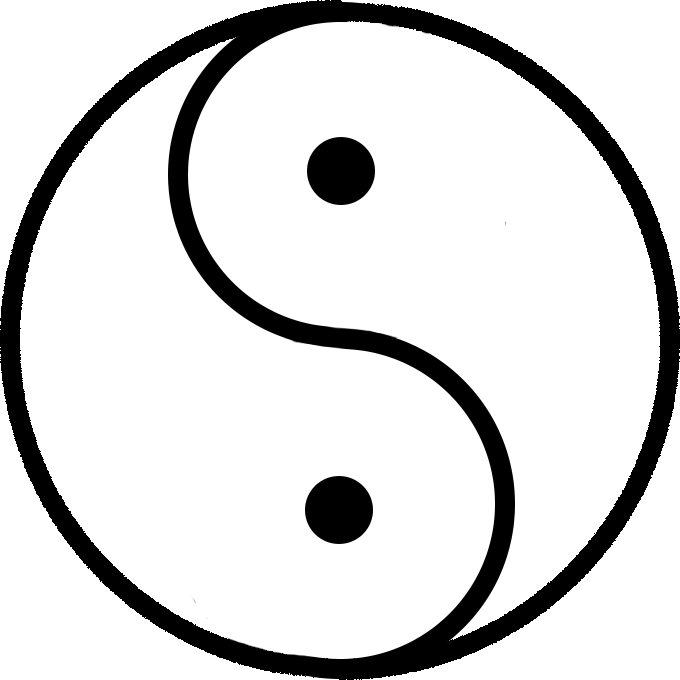
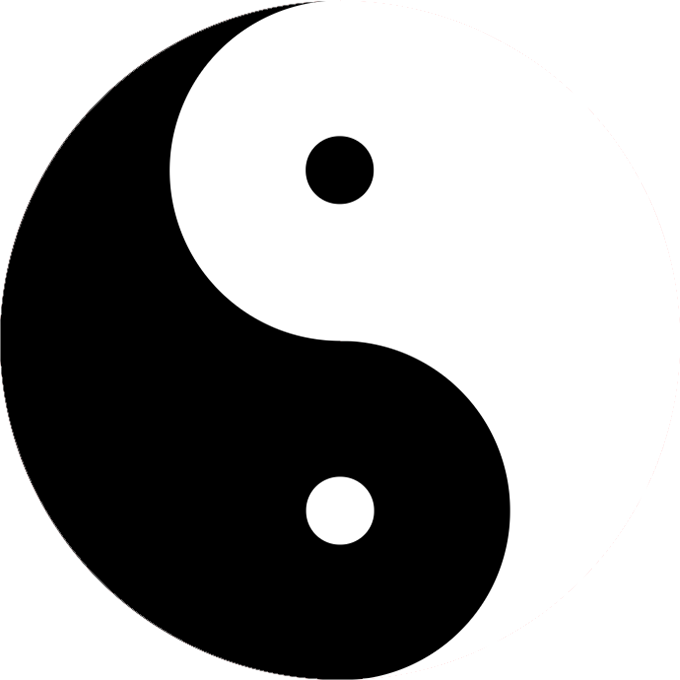
The second 680×680 image is a revision of the first. Changes to its layers:
hid "Ellipse 5 copy" over [307, 137, 375, 531]
hid "Ellipse 2 copy 2" over [168, 2, 507, 347]
hid "Ellipse 1 copy" over [236, 1, 680, 680]
hid "Ellipse 5", painted on it over [305, 476, 373, 544]
added layer "Layer 3" above "Ellipse 2" over [0, 0, 680, 680]
hid "Ellipse 2" over [189, 329, 515, 679]
hid "Ellipse 1" over [0, 0, 444, 679]
